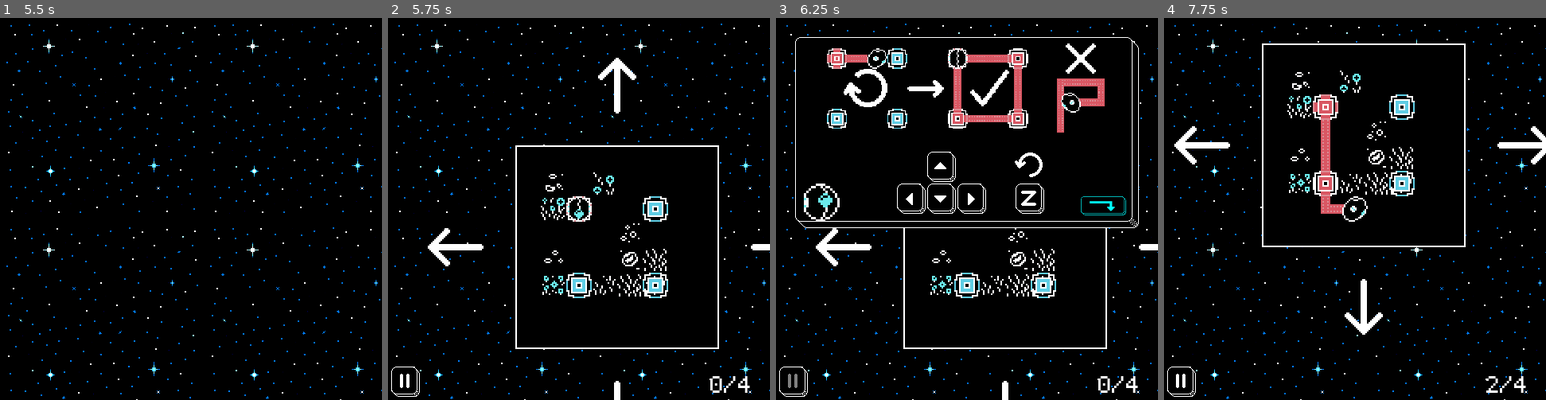
Above: before the commit, frames 1-4 (left to right).
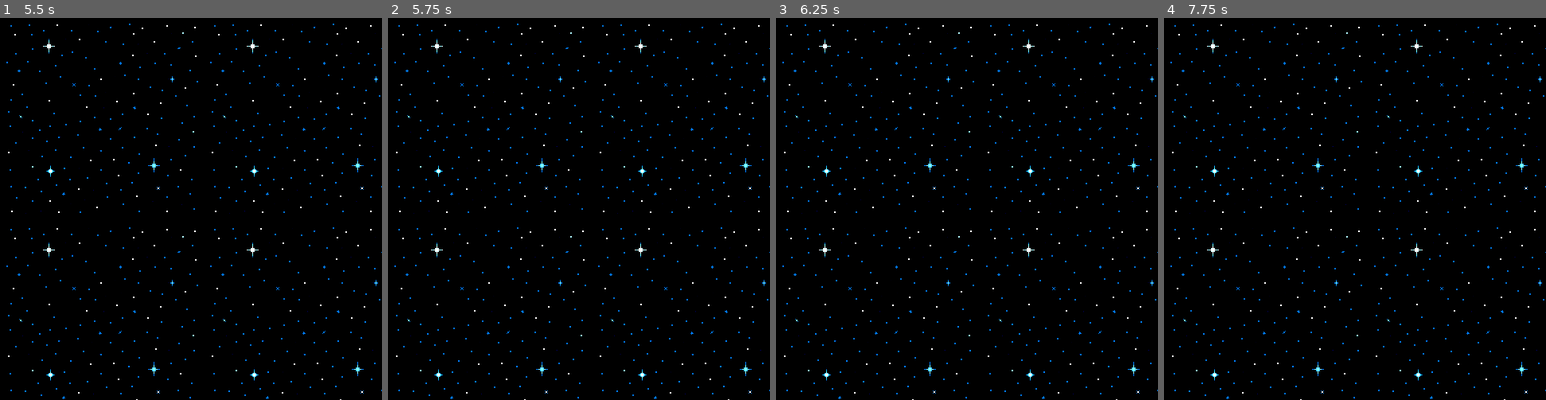
Above: after the commit, the same moments.

Repository: cprosko/polyhedromeda
Game: Godot game, scene res://scenes/levels/level_1.tscn
Two runs of this game, one before a commit and one after it. Both use one fixed random seed, a clock stepped at 60 frames per second and the inputs below. This scene is started directly instead of the project's main scene.
Inputs (mouse positions are in pixels of both pictures, inside the frame that each line leads up to):
- Up to frame 1 (5.5 s): tap Enter (continue) at 0.5, 0.6, 2.85, 3.5 s; hold Right (move_right) 0.53-1.28 s; hold Down (move_down) 1.28-2.03 s; tap Shift (sprint) at 1.35 s; hold Right (move_right) 2.03-2.78 s; hold Z (undo) 2.03-2.78 s; hold Up (move_up) 2.78-3.53 s; hold Left (move_left) 3.53-4.25 s; hold Shift (sprint) 3.53-4.25 s; click (19, 380) at 4.25 s; click "RESTART LEVEL" at 5 s
- Up to frame 2 (5.75 s): no input
- Up to frame 3 (6.25 s): hold Left (move_left) from 5.78 s (still down); tap Z (undo) at 5.85 s
- Up to frame 4 (7.75 s): tap Enter (continue) at 6.5, 6.6 s; release Left (move_left) at 6.53 s; hold Down (move_down) 6.53-7.28 s; hold Right (move_right) from 7.28 s (still down); tap Shift (sprint) at 7.35 s

Frame 1 is identical in both runs. In frame 2, 4.2% of the frame differs, in the area x 0-100%, y 10-100%; in frame 3, 9.3%, in the area x 0-100%, y 5-100%; in frame 4, 5.2%.

Commit message:
Fixed bug preventing restart level from working.

Diff:
--- a/scripts/level_manager.gd
+++ b/scripts/level_manager.gd
@@ -51,7 +51,7 @@
 
 
 func _on_restart_button_pressed() -> void:
-	GlobalsInst.next_scene_name = "levels/"+current_scene_name
+	GlobalsInst.next_scene_name = current_scene_name
 	load_next_scene()
 
 
